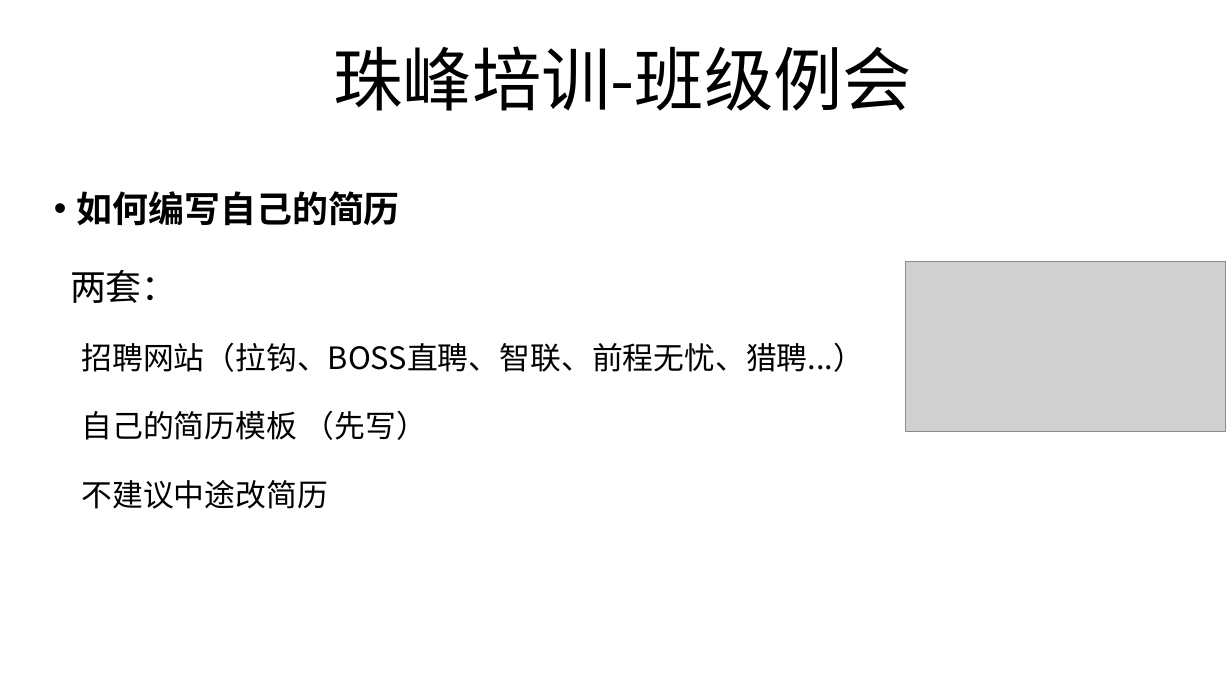
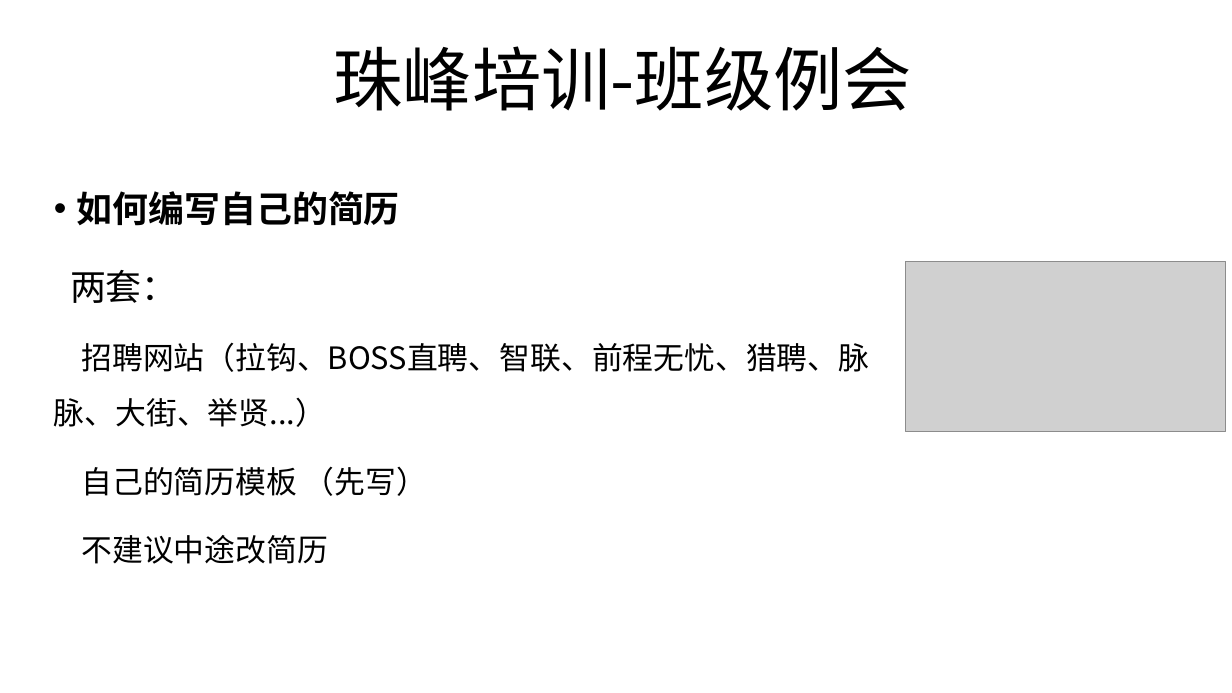
Before and after one commit to IMLaoJI/201714REACT, a slide deck: slide 10 of REACT-DAY9/班会-简历编写.pptx. Drawn at 1232x693 pixels with LibreOffice and Linux fonts; fonts in the diff are those of the drawing; grey boxes stand for pictures; background and template pictures are left out. Boxes give left, top, right and bottom in pixels: in the first picture for what was removed or moved away, otherwise in the second. Text is boxed around its words. In the diff, an @@ line names an element or a change of style, - is before the commit and + after.

```diff
--- a/REACT-DAY9/班会-简历编写.pptx
+++ b/REACT-DAY9/班会-简历编写.pptx
@@ text at (54,342,869,427): text changed @@
-招聘网站（拉钩、BOSS直聘、智联、前程无忧、猎聘...）
+招聘网站（拉钩、BOSS直聘、智联、前程无忧、猎聘、脉脉、大街、举贤...）
```
Also in this commit, not shown: 6 other files.
